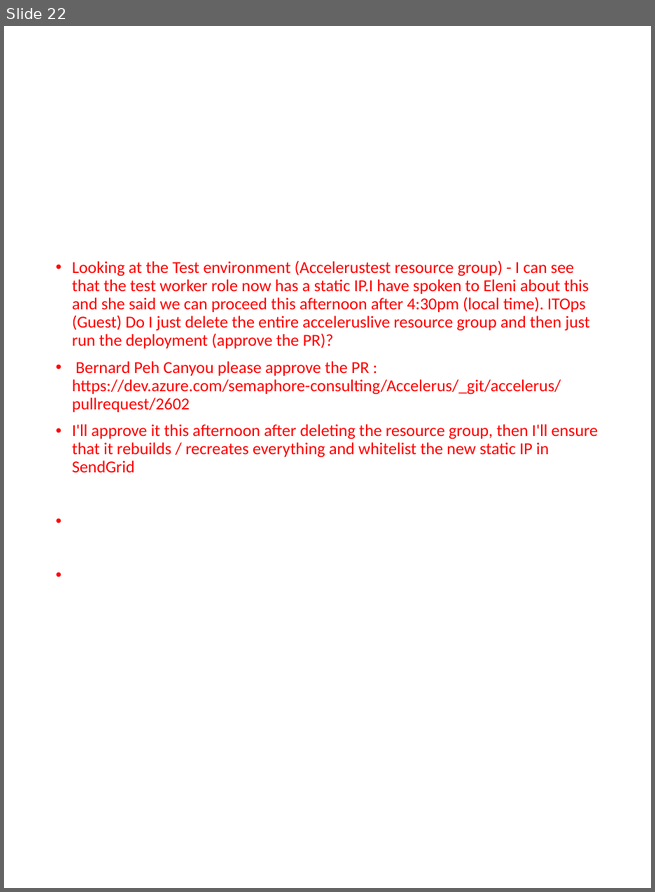
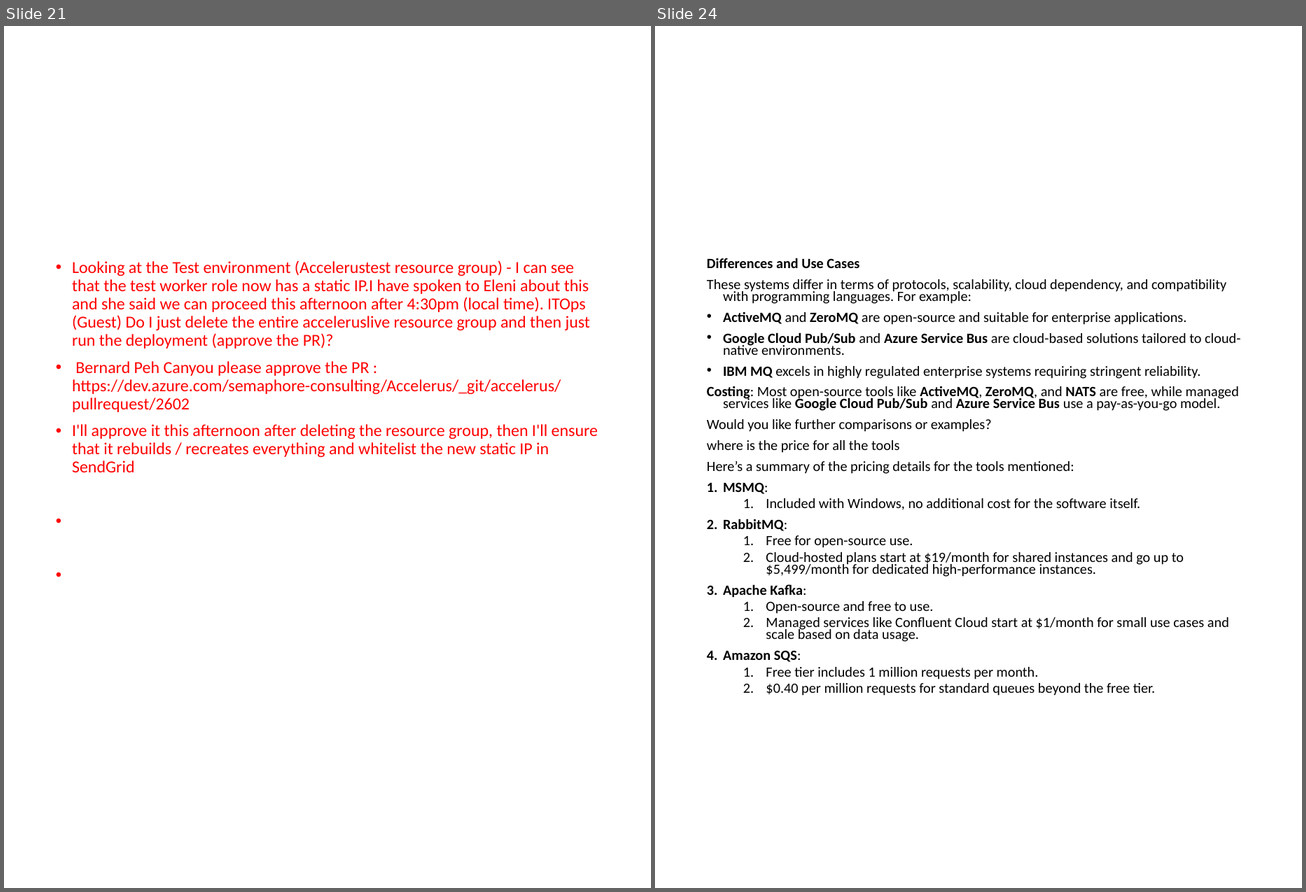
Before and after one commit to DineswaranNadarajan/Azure, a slide deck: AZURE CLOUD ERROR.pptx. Shown side by side, each under a label of ours: slide 22 before the commit, slides 21 and 24 after it; the slides between them are not shown. The pictures are 655x892 and 1306x892 pixels, drawn with LibreOffice and Linux fonts; fonts in the diff are those of the drawing. Boxes give left, top, right and bottom in pixels: in the first picture for what was removed or moved away, otherwise in the second. Text is boxed around its words. In the diff, an @@ line names an element or a change of style, - is before the commit and + after.

```diff
--- a/AZURE CLOUD ERROR.pptx
+++ b/AZURE CLOUD ERROR.pptx
@@ slide 24 added at (655, 26, 1302, 888), background #FFFFFF @@
@@ text added at (707, 258, 1240, 696), 14 pt, text #000000 @@
+Differences and Use Cases
+These systems differ in terms of protocols, scalability, cloud dependency, and compatibility with programming languages. For example:
+• ActiveMQ and ZeroMQ are open-source and suitable for enterprise applications.
+• Google Cloud Pub/Sub and Azure Service Bus are cloud-based solutions tailored to cloud-native environments.
+• IBM MQ excels in highly regulated enterprise systems requiring stringent reliability.
+Costing: Most open-source tools like ActiveMQ, ZeroMQ, and NATS are free, while managed services like Google Cloud Pub/Sub and Azure Service Bus use a pay-as-you-go model.
+Would you like further comparisons or examples?
+where is the price for all the tools
+Here’s a summary of the pricing details for the tools mentioned:
+1. MSMQ:
+  1. Included with Windows, no additional cost for the software itself.
+2. RabbitMQ:
+  1. Free for open-source use.
+  2. Cloud-hosted plans start at $19/month for shared instances and go up to $5,499/month for dedicated high-performance instances.
+3. Apache Kafka:
+  1. Open-source and free to use.
+  2. Managed services like Confluent Cloud start at $1/month for small use cases and scale based on data usage.
+4. Amazon SQS:
+  1. Free tier includes 1 million requests per month.
+  2. $0.40 per million requests for standard queues beyond the free tier.
@@ what was slide 22 is now slide 21 @@
```
Also in this commit, not shown: 3 other slides added, 1 slide removed.
